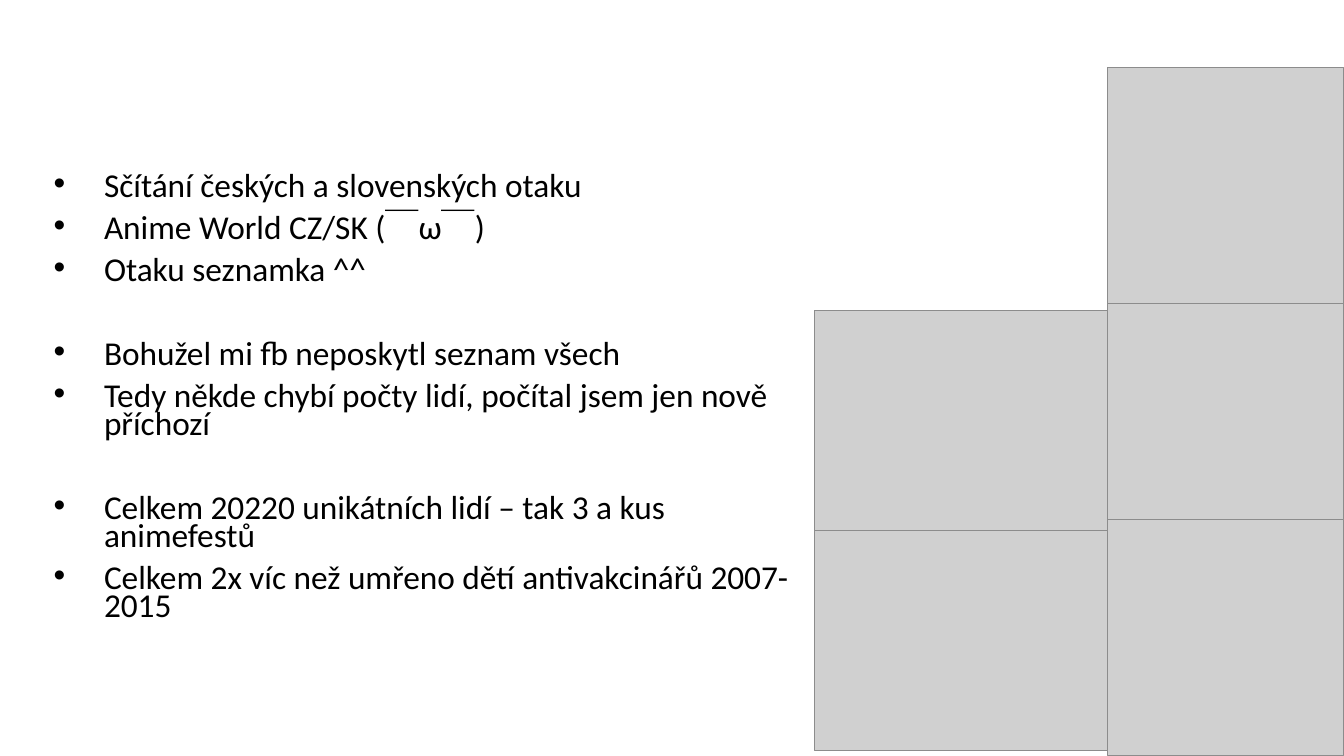
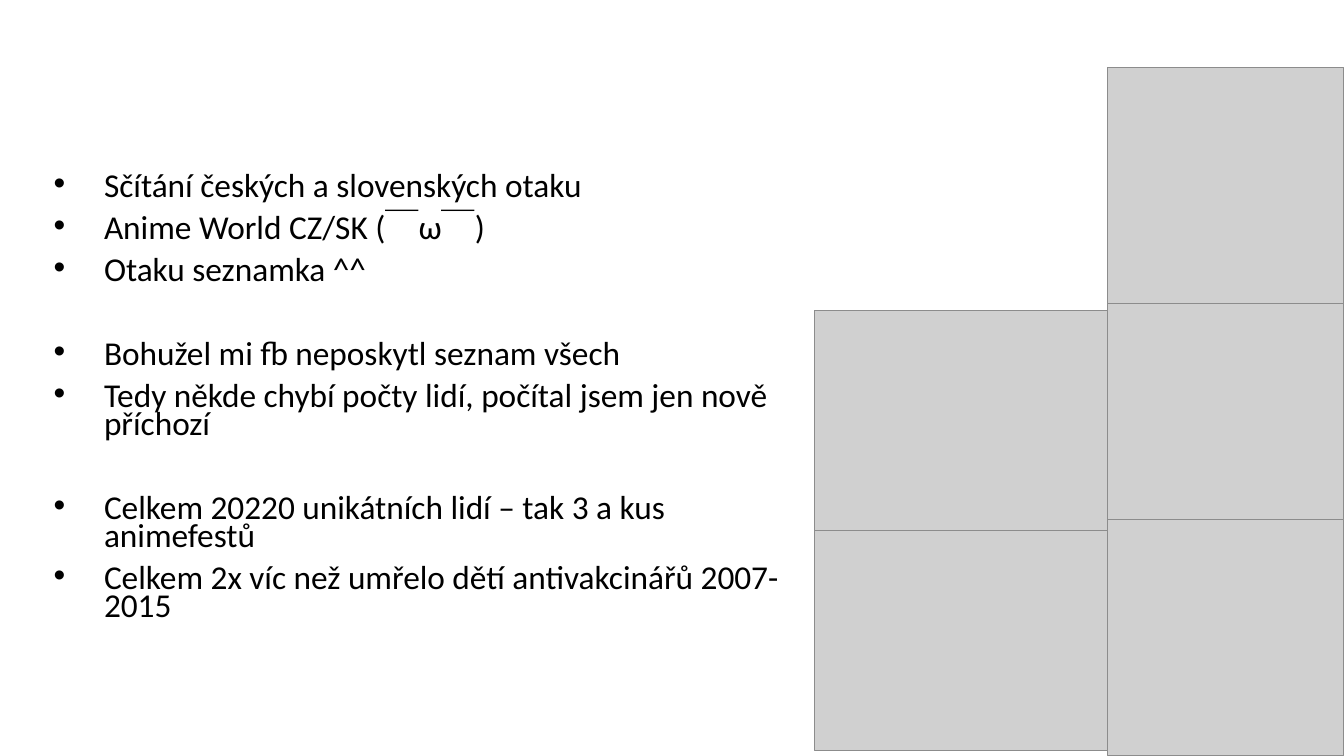
Before and after one commit to racinmat/facebook_extraction, a slide deck: slide 2 of scitani-v-cistech-official-template.pptx. Drawn at 1344x756 pixels with LibreOffice and Linux fonts; fonts in the diff are those of the drawing; grey boxes stand for pictures; background and template pictures are left out. Boxes give left, top, right and bottom in pixels: in the first picture for what was removed or moved away, otherwise in the second. Text is boxed around its words. In the diff, an @@ line names an element or a change of style, - is before the commit and + after.

Commit message:
typo

```diff
--- a/scitani-v-cistech-official-template.pptx
+++ b/scitani-v-cistech-official-template.pptx
@@ text at box(104, 565, 779, 618): text changed @@
-• Celkem 2x víc než umřeno dětí antivakcinářů 2007-2015
+• Celkem 2x víc než umřelo dětí antivakcinářů 2007-2015
```
